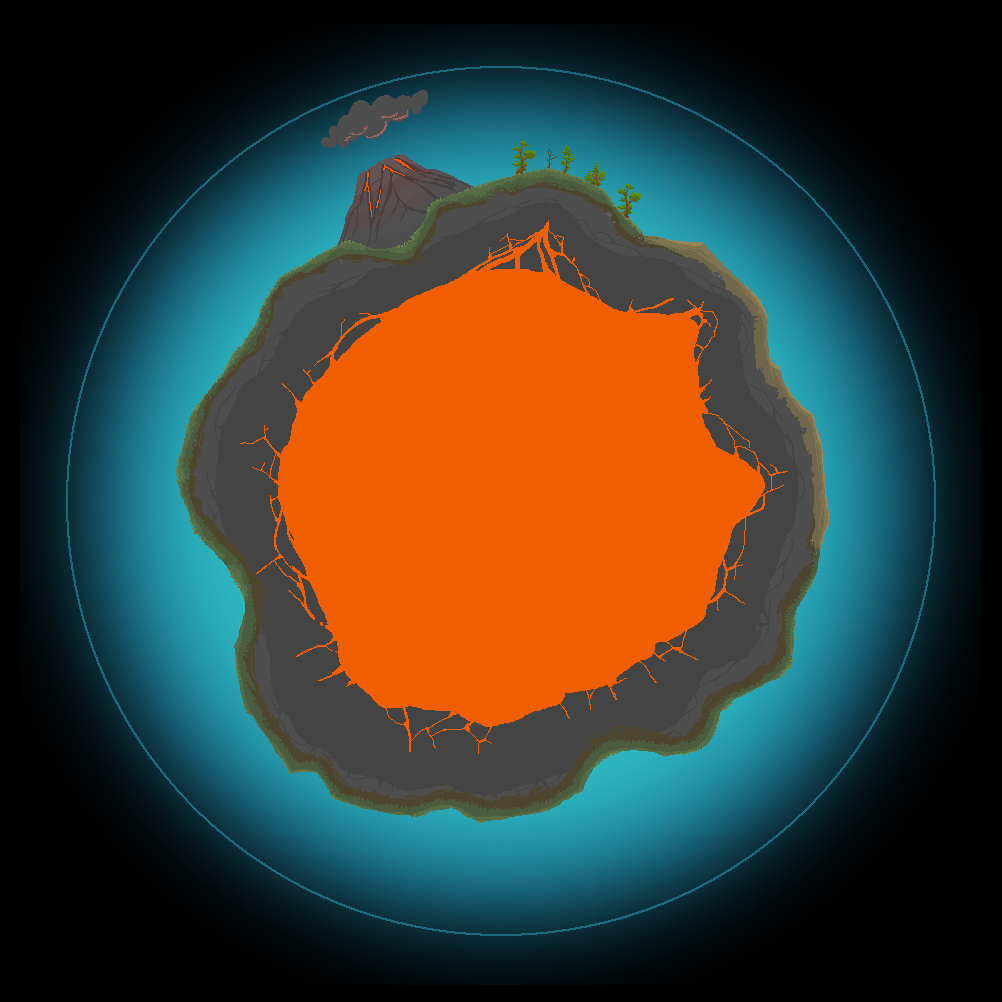
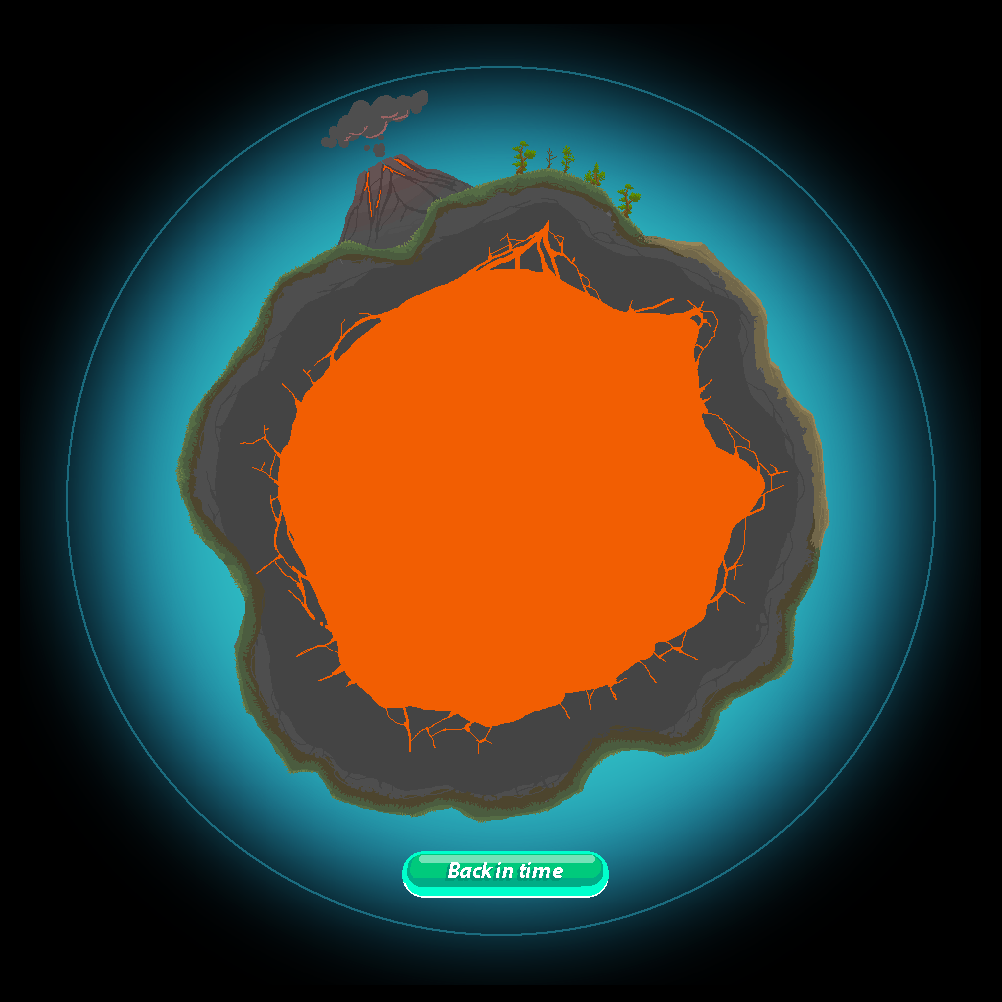
Layers edited between the first and the second w=1002, h=1002 image:
showed group "Back in time button" (4 layers) over <box>364,135,609,898</box>
